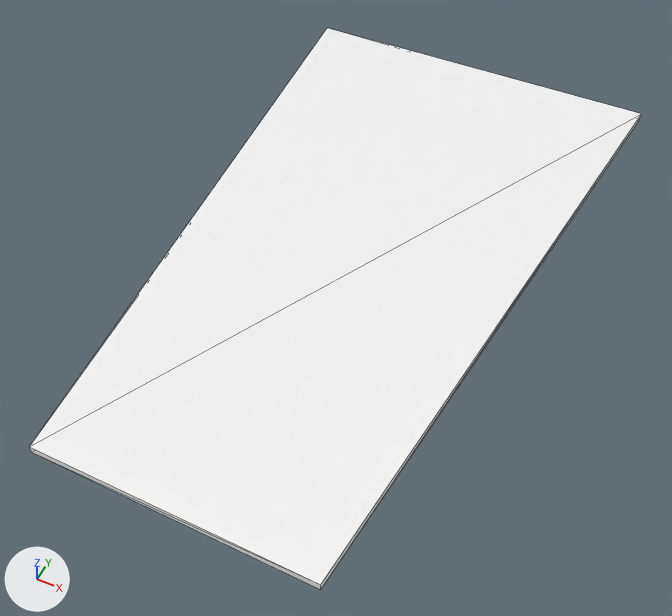
Renders of the glTF model public/city-assets/kit/road/road.width-transition.glb from each side of a commit.
One viewpoint serves both versions: a camera (50 mm lens) standing at (4.18, -8.99, 9.75) and looking at (0.06, -0.75, -0.56). The lights are fixed; the arrows at lower left show +X, +Y and +Z. The older version comes first. Mesh edges are drawn as thin lines. Vertices at exactly the same position are counted once.

The older version as bpy lines, for what is in view:
```python
mat_asphalt = principled_material('asphalt')
mat_asphalt.base_color = (1.0, 1.0, 1.0)  # white #ffffff
mat_asphalt.metallic = 1.0
mat_asphalt.roughness = 1.0
me_asphalt_008 = bpy.data.meshes.new('asphalt.008')
me_asphalt_008.from_pydata(...)  # 40 vertices, 60 faces; spans x -3.0..3.0, y -5.0..5.0, z 0.0..0.12
# faces by material slot: [12, 48]
me_asphalt_008.materials.append(mat_asphalt)  # white #ffffff
me_asphalt_008.materials.append(mat_white)  # white #f4f3ef
ob_road_width_transition = bpy.data.objects.new('road.width-transition', me_asphalt_008)
ob_road_width_transition.location = (0.0, 0.0, 0.0)
```
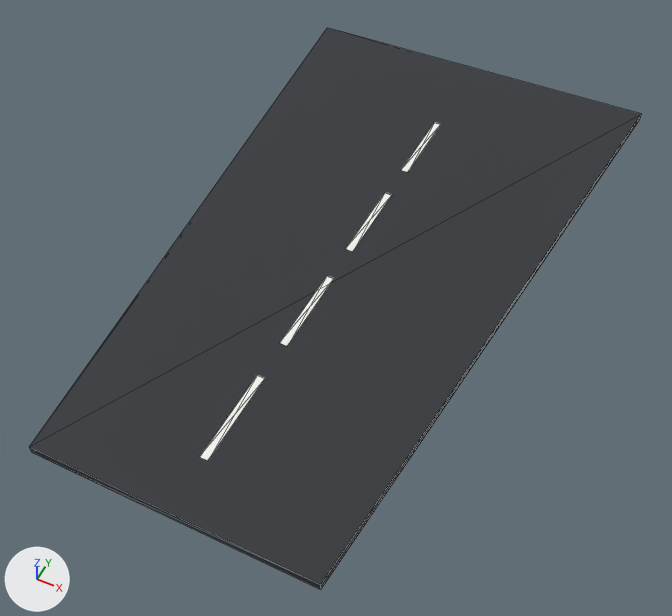
Location of each change, [x1, y1, x2, y2] in pixels of the pictures (672 x 616 px; the box of a moved part takes in the faces that stretch with it):
'road.width-transition', recoloured, surface changed, reshaped (white to dark grey)
    both: [30, 28, 641, 590]
part 1 of me_asphalt_008, moved or reshaped (not visible before)
    after: [200, 375, 265, 461]
part 2 of me_asphalt_008, moved or reshaped (not visible before)
    after: [279, 276, 334, 346]
part 3 of me_asphalt_008, moved or reshaped (not visible before)
    after: [345, 193, 392, 252]
part 4 of me_asphalt_008, moved or reshaped (not visible before)
    after: [401, 122, 441, 173]

The change, as a list of edits to the scene's bpy script:
```text
Change mat_asphalt:
    mat_asphalt.metallic: 1.0 -> 0.0
    mat_asphalt.base_color: (1.0, 1.0, 1.0) -> (0.0331, 0.0369, 0.0423)  # white #ffffff -> dark grey #33363a
Change me_asphalt_008:
    used by ob_road_width_transition; location = (0.0, 0.0, 0.0)
    remove me_asphalt_008.from_pydata(...)  # 40 vertices, 60 faces; spans x -3.0..3.0, y -5.0..5.0, z 0.0..0.12
    add me_asphalt_008.from_pydata(...)  # 40 vertices, 60 faces; spans x -3.0..3.0, y -5.0..5.0, z 0.0..0.13
    me_asphalt_008 part 1: the loose piece of 8 vertices spanning x -0.06..0.06, y -4.2..-2.8, z 0.06..0.07 is moved by (0.0, 0.0, 0.06)
    me_asphalt_008 part 2: the loose piece of 8 vertices spanning x -0.06..0.06, y -2.2..-0.8, z 0.06..0.07 is moved by (0.0, 0.0, 0.06)
    me_asphalt_008 part 3: the loose piece of 8 vertices spanning x -0.06..0.06, y -0.2..1.2, z 0.06..0.07 is moved by (0.0, 0.0, 0.06)
    me_asphalt_008 part 4: the loose piece of 8 vertices spanning x -0.06..0.06, y 1.8..3.2, z 0.06..0.07 is moved by (0.0, 0.0, 0.06)
```
